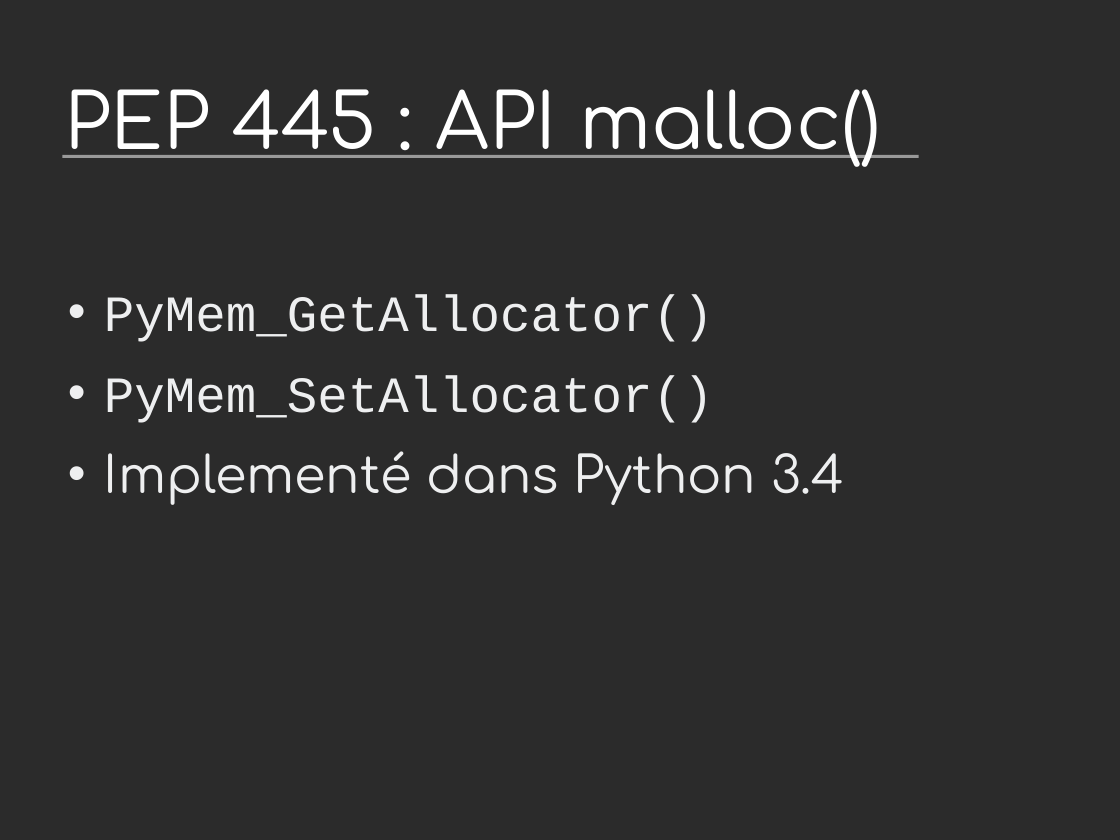
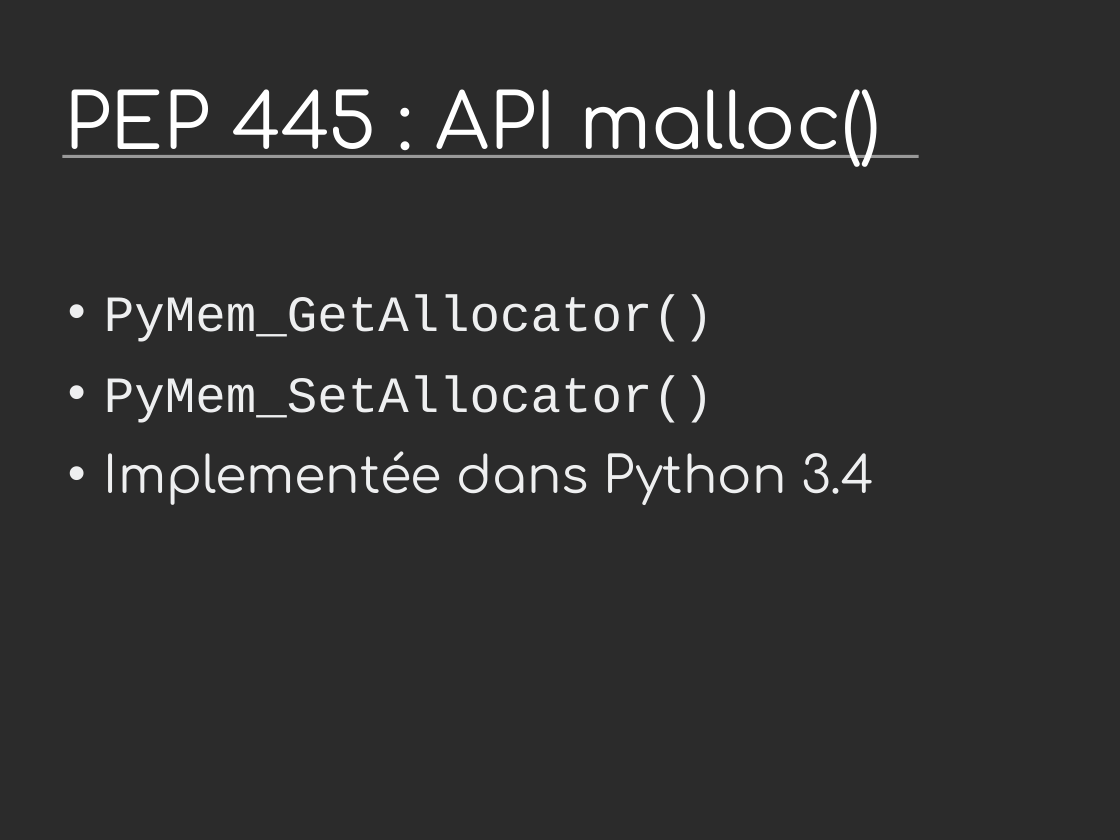
Before and after one commit to vstinner/talks, a slide deck: slide 18 of 2013-PyconFR-Strasbourg/tracemalloc.odp. Drawn at 1120x840 pixels with LibreOffice and Linux fonts; fonts in the diff are those of the drawing; background and template pictures are left out; a plain dark background stands for a picture behind light text. Boxes give left, top, right and bottom in pixels: in the first picture for what was removed or moved away, otherwise in the second. Text is boxed around its words. In the diff, an @@ line names an element or a change of style, - is before the commit and + after.

```diff
--- a/2013-PyconFR-Strasbourg/tracemalloc.odp
+++ b/2013-PyconFR-Strasbourg/tracemalloc.odp
@@ text at <box>104,451,875,505</box>: text changed @@
-• Implementé dans Python 3.4
+• Implementée dans Python 3.4
```
Also in this commit, not shown: 5 other slides changed, 1 other file.
